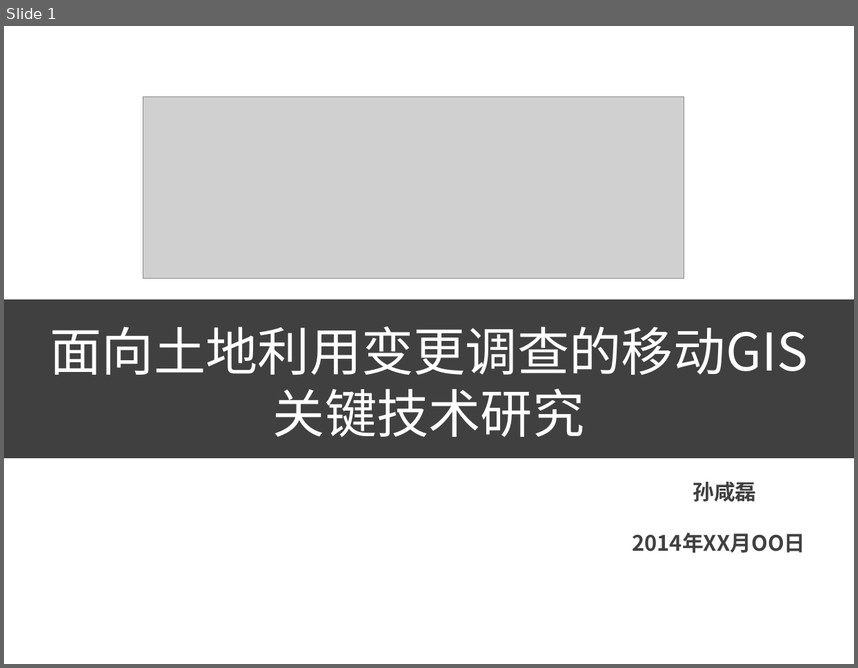
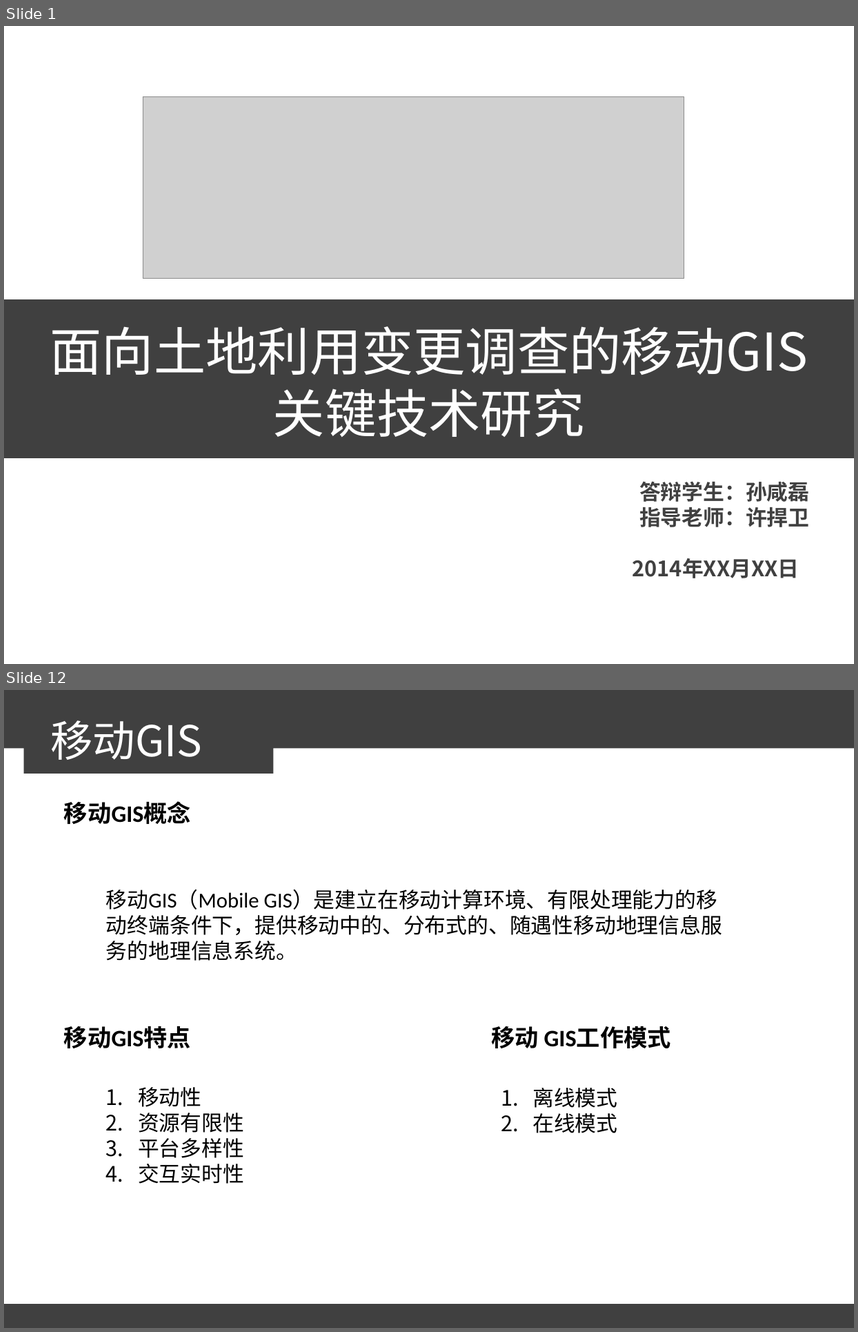
Before and after one commit to sunxianlei/MyThesis, a slide deck: 汇报答辩/论文答辩.ppt. Shown one above the other, each under a label of ours: slide 1 before the commit, slides 1 and 12 after it; the slides between them are not shown. The pictures are 858x668 and 858x1332 pixels, drawn with LibreOffice and Linux fonts; fonts in the diff are those of the drawing; grey boxes stand for pictures. Boxes give left, top, right and bottom in pixels: in the first picture for what was removed or moved away, otherwise in the second. Text is boxed around its words. In the diff, an @@ line names an element or a change of style, - is before the commit and + after.

Commit message:
添加ppt部分内容
添加ppt部分内容，三个关键技术点只写了一个，还有部分信息留空

```diff
--- a/汇报答辩/论文答辩.ppt
+++ b/汇报答辩/论文答辩.ppt
@@ slide 12 added at <box>4,690,854,1328</box>, background #FFFFFF @@
@@ rectangle added at <box>4,690,854,749</box>, fill #404040 @@
@@ rectangle added at <box>23,716,274,774</box>, fill #404040 @@
@@ text added at <box>50,720,202,760</box>, 36 pt, text #FFFFFF @@
+移动GIS
@@ text added at <box>64,801,191,824</box>, 20 pt, text #000000, bold @@
+移动GIS概念
@@ text added at <box>106,889,722,960</box>, 18 pt, text #000000 @@
+移动GIS（Mobile GIS）是建立在移动计算环境、有限处理能力的移动终端条件下，提供移动中的、分布式的、随遇性移动地理信息服务的地理信息系统。
@@ text added at <box>64,1026,191,1048</box>, 20 pt, text #000000, bold @@
+移动GIS特点
@@ text added at <box>491,1026,671,1048</box>, 20 pt, text #000000, bold @@
+移动 GIS工作模式
@@ text added at <box>138,1087,244,1183</box>, 18 pt, text #000000 @@
+1. 移动性
+2. 资源有限性
+3. 平台多样性
+4. 交互实时性
@@ text added at <box>533,1087,617,1133</box>, 18 pt, text #000000 @@
+1. 离线模式
+2. 在线模式
@@ rectangle added at <box>4,1304,854,1328</box>, fill #404040 @@
@@ slide 1 changed as well @@
@@ text at <box>632,481,809,578</box>: text changed @@
-孙咸磊
-2014年XX月OO日
+答辩学生：孙咸磊
+指导老师：许捍卫
+2014年XX月XX日
```
Also in this commit, not shown: 2 other slides changed, 25 other slides added, 1 slide removed.
